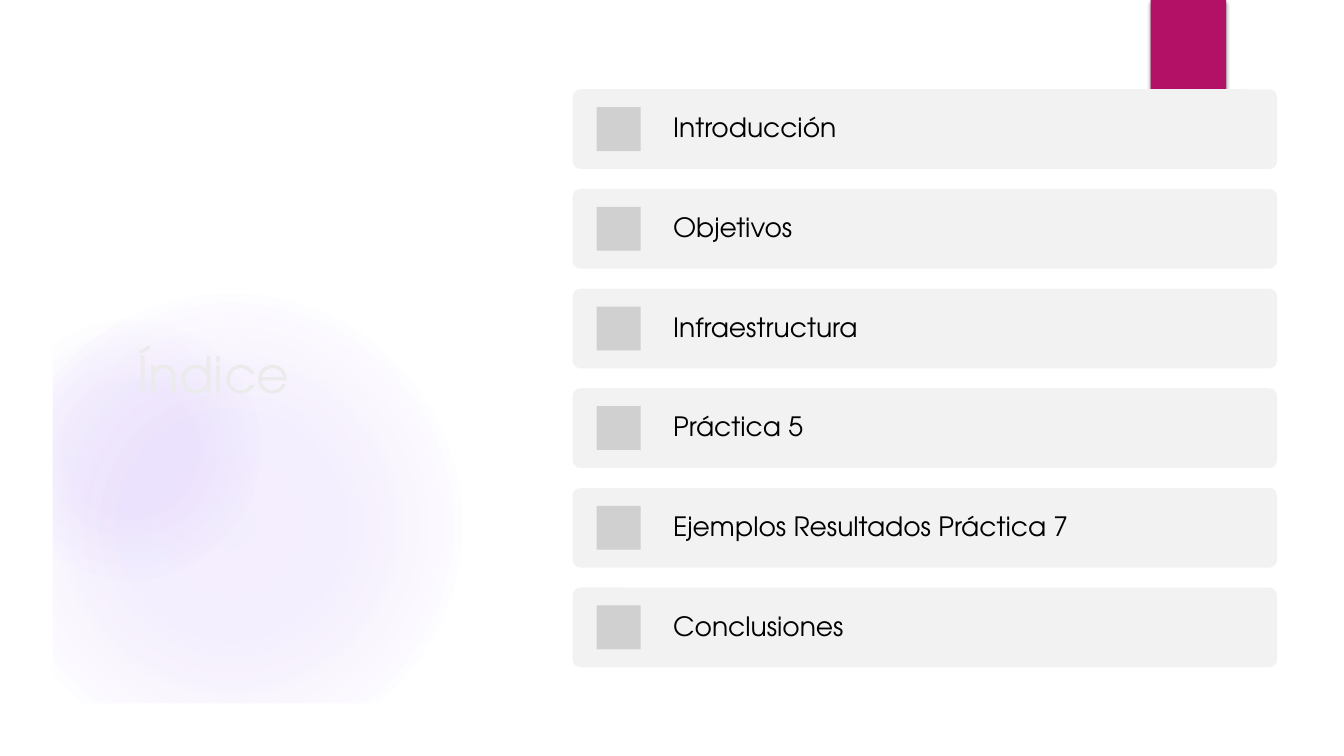
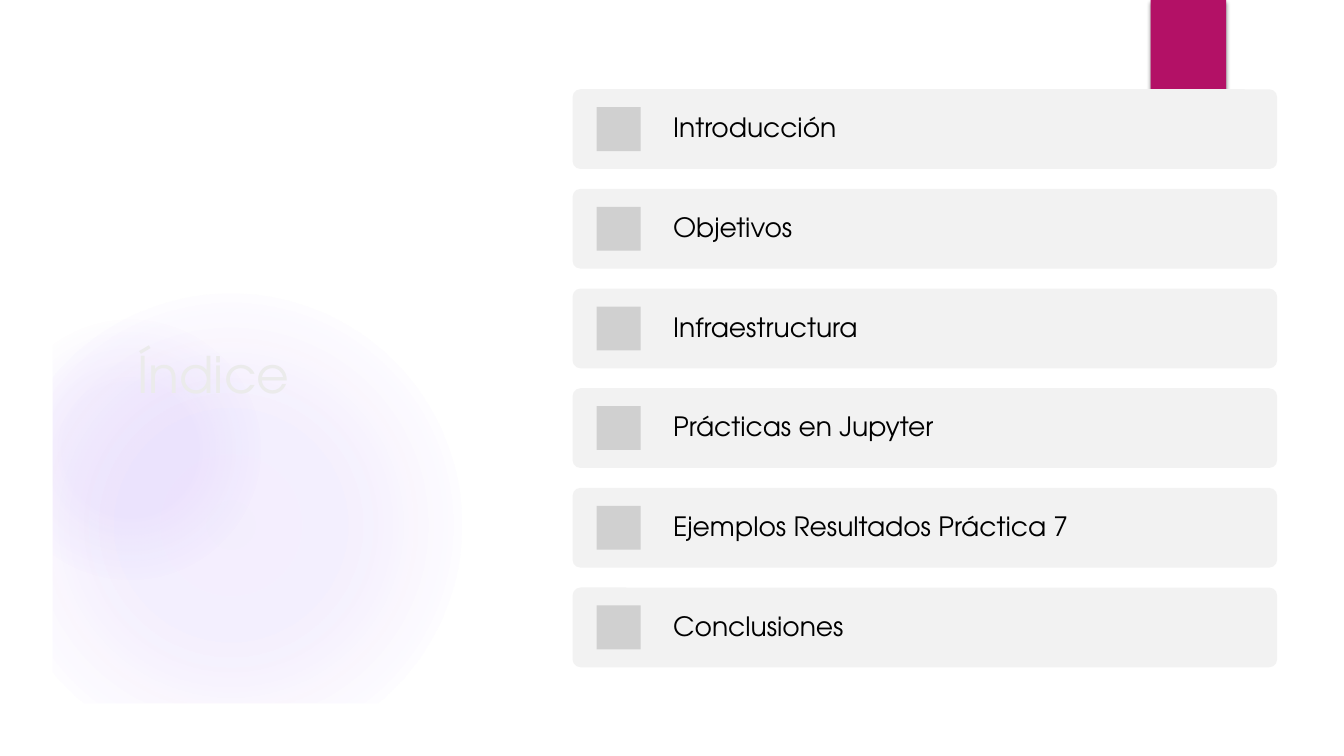
Before and after one commit to RoboticsLabURJC/2019-tfg-ana-cuevas, a slide deck: slide 2 of memoria/Presentacion.pptx. Drawn at 1344x756 pixels with LibreOffice and Linux fonts; fonts in the diff are those of the drawing; grey boxes stand for pictures; background and template pictures are left out. Boxes give left, top, right and bottom in pixels: in the first picture for what was removed or moved away, otherwise in the second. Text is boxed around its words. In the diff, an @@ line names an element or a change of style, - is before the commit and + after.

```diff
--- a/memoria/Presentacion.pptx
+++ b/memoria/Presentacion.pptx
@@ text at box(673, 416, 933, 441): text changed @@
-Práctica 5
+Prácticas en Jupyter
```
Also in this commit, not shown: 9 other files.
